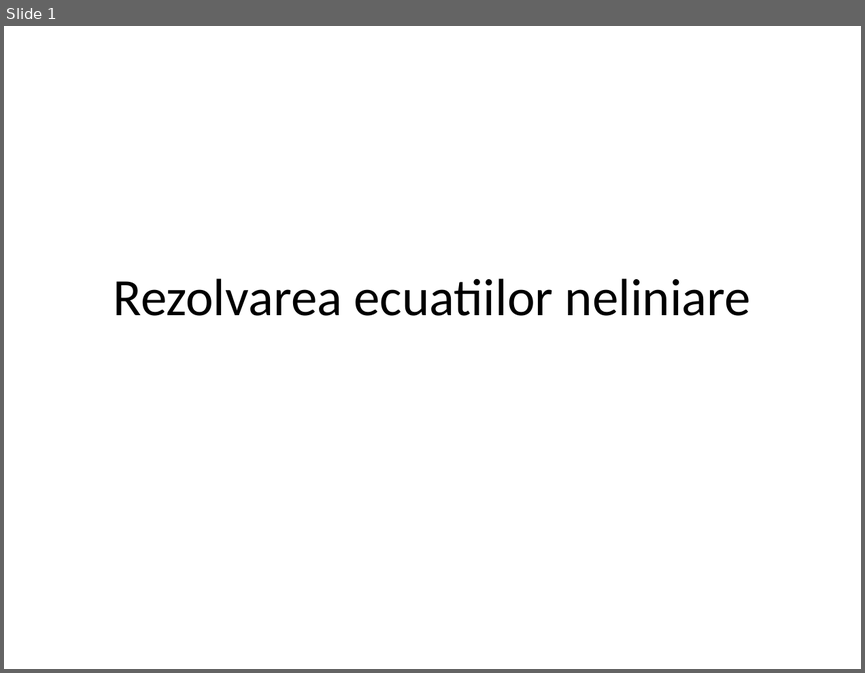
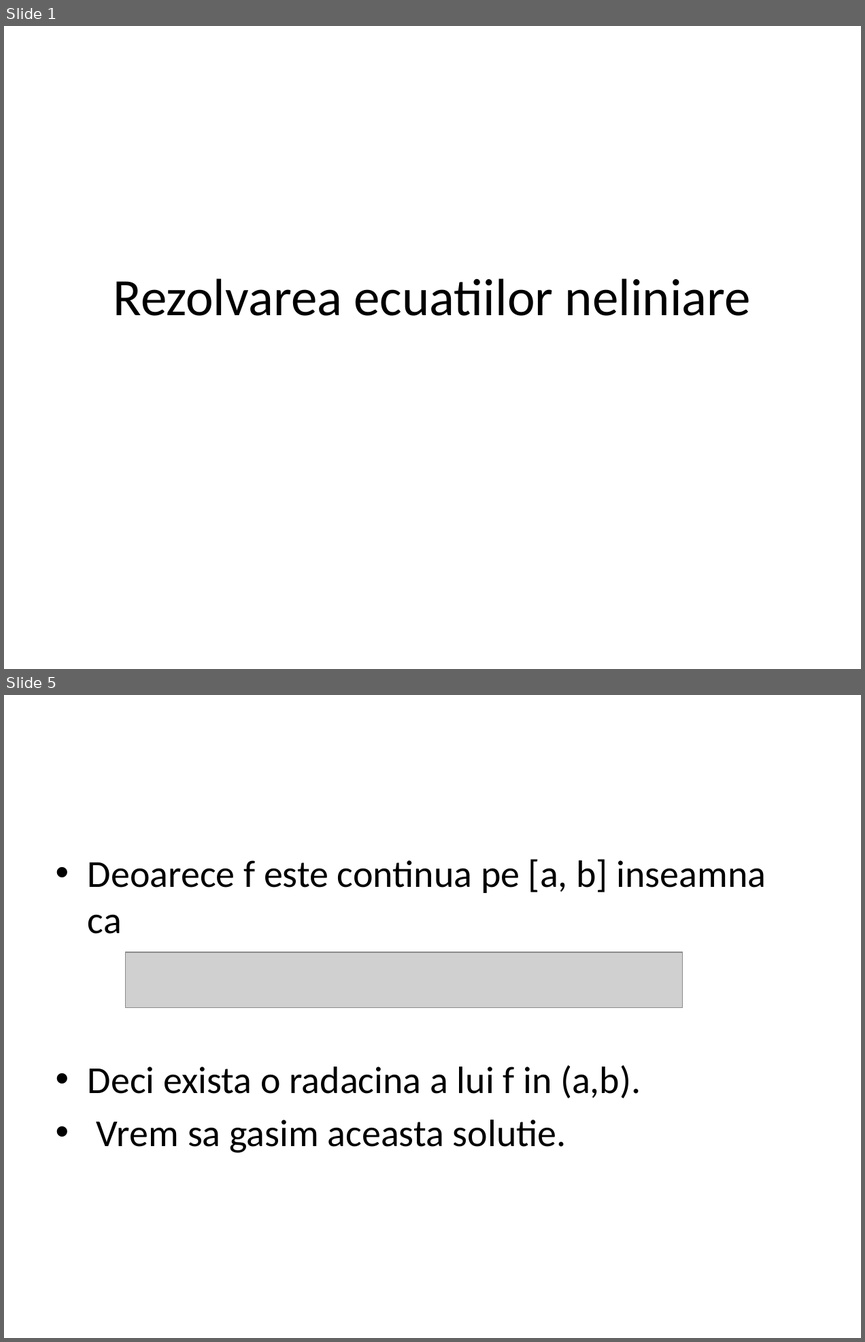
Before and after one commit to ArmynC/ArminC-UTM-Info, a slide deck: Anul 1/Semestrul II/Calcul numeric/Curs 5/Lectie.pptx. Shown one above the other, each under a label of ours: slide 1 before the commit, slides 1 and 5 after it; the slides between them are not shown. The pictures are 865x673 and 865x1342 pixels, drawn with LibreOffice and Linux fonts; fonts in the diff are those of the drawing; grey boxes stand for pictures; background and template pictures are left out. Boxes give left, top, right and bottom in pixels: in the first picture for what was removed or moved away, otherwise in the second. Text is boxed around its words. In the diff, an @@ line names an element or a change of style, - is before the commit and + after.

```diff
--- a/Anul 1/Semestrul II/Calcul numeric/Curs 5/Lectie.pptx
+++ b/Anul 1/Semestrul II/Calcul numeric/Curs 5/Lectie.pptx
@@ slide 5 added at box(4, 695, 861, 1338), background #FFFFFF @@
@@ text added at box(88, 859, 766, 1153), 32 pt, text #000000 @@
+• Deoarece f este continua pe [a, b] inseamna ca
+• Deci exista o radacina a lui f in (a,b).
+• Vrem sa gasim aceasta solutie.
@@ picture added at box(126, 952, 683, 1008) @@
```
Also in this commit, not shown: 31 other slides added, 9 other files.
